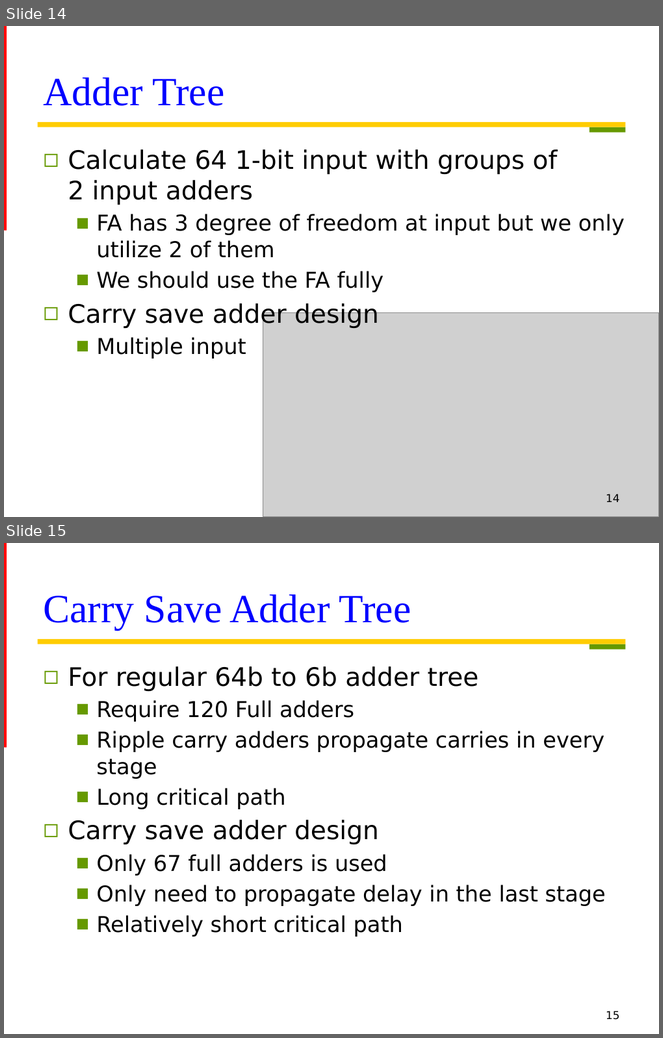
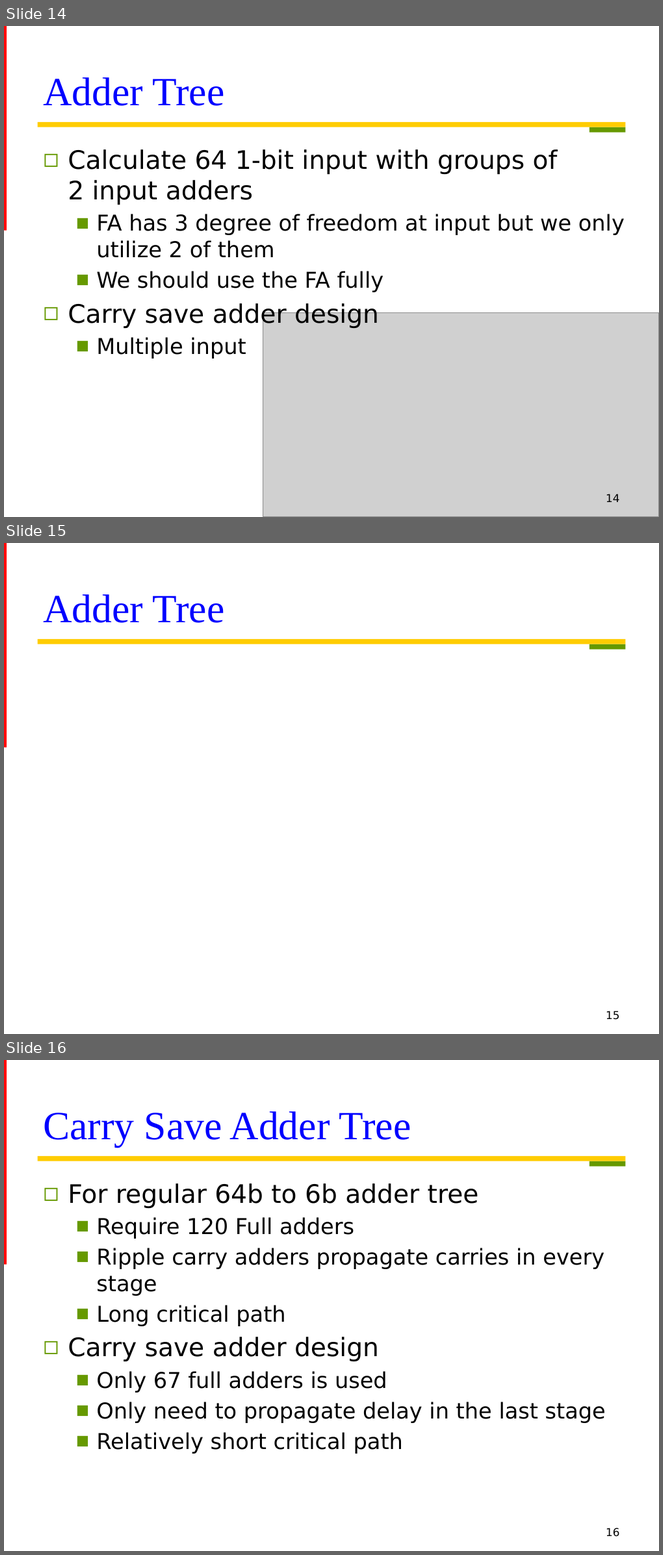
Before and after one commit to Oniontow/TTLiu_Project, a slide deck: tree/new_wood.pptx. Shown one above the other, each under a label of ours: slides 14 and 15 before the commit, slides 14, 15 and 16 after it. The pictures are 663x1038 and 663x1555 pixels, drawn with LibreOffice and Linux fonts; fonts in the diff are those of the drawing; grey boxes stand for pictures. Boxes give left, top, right and bottom in pixels: in the first picture for what was removed or moved away, otherwise in the second. Text is boxed around its words. In the diff, an @@ line names an element or a change of style, - is before the commit and + after.

```diff
--- a/tree/new_wood.pptx
+++ b/tree/new_wood.pptx
@@ slide 15 added at [4, 543, 659, 1034], background #FFFFFF; not listed: 3 template elements that a slide beside it also shows @@
@@ title added at [43, 594, 225, 623], 44 pt, text #0000FF @@
+Adder Tree
@@ page number added at [606, 1011, 620, 1020], 12 pt, text #000000 @@
+15
@@ what was slide 15 is now slide 16 @@
@@ page number at [606, 1528, 620, 1537]: text changed @@
-15
+16
```
Also in this commit, not shown: 5 slides changed, 2 other files.
